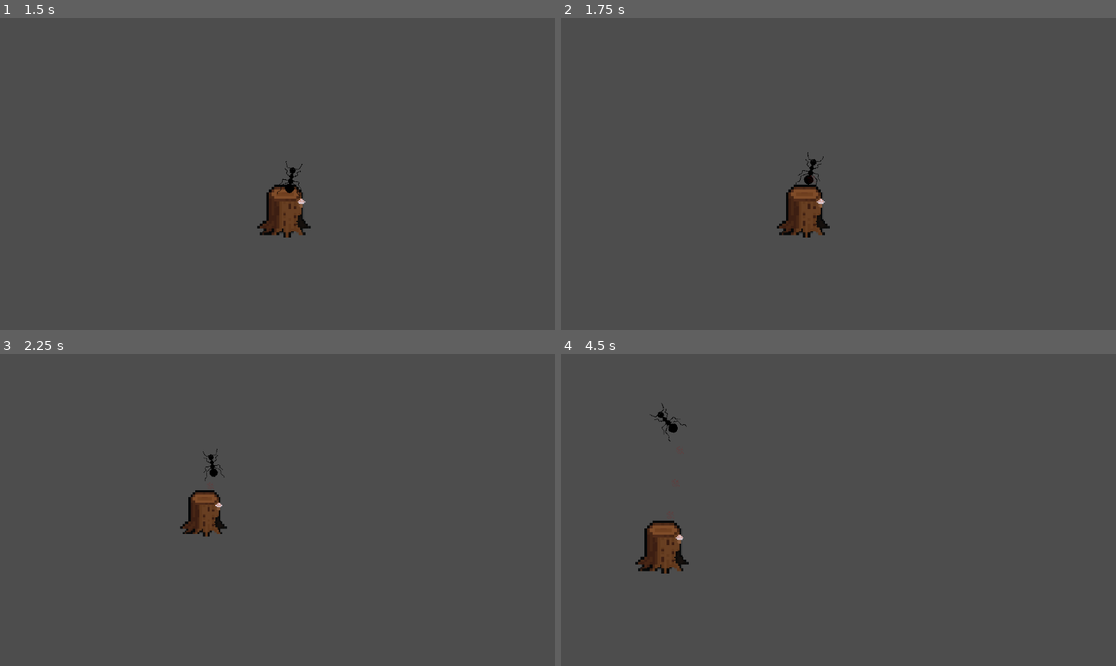
Above: before the commit, frames 1-4 (two rows, left to right).
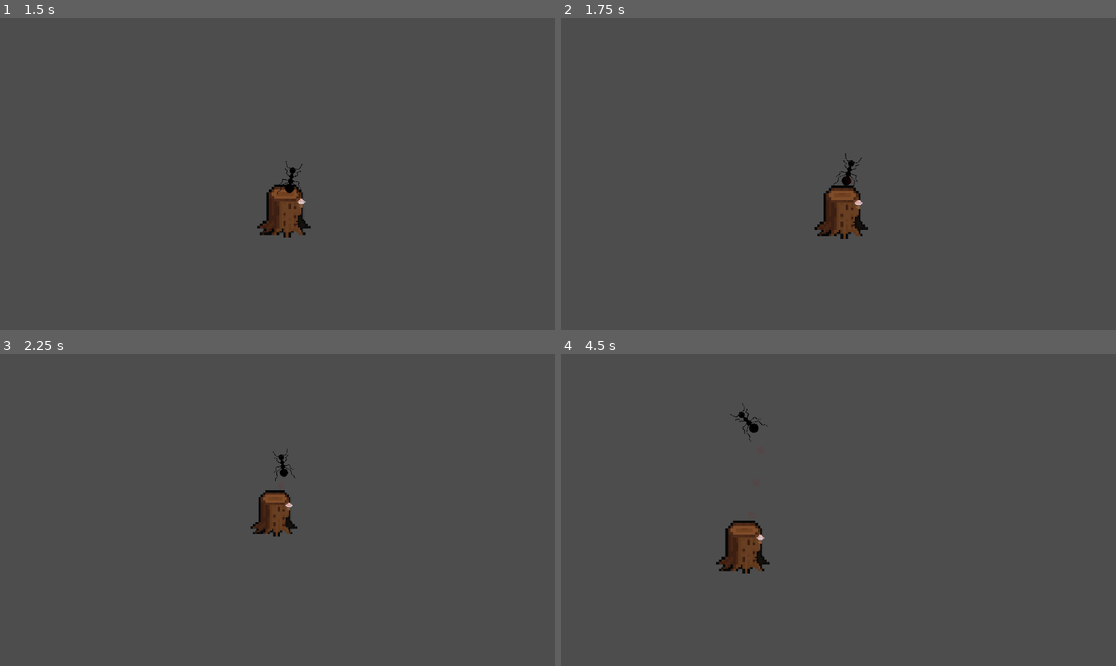
Above: after the commit, the same moments.

Repository: lotuscramoisi/Croumis
Game: Godot game, scene res://scene/main_menu.tscn
The game is run twice, just before and just after one commit, with the same random seed, the same clock (stepped at 60 frames per second) and the same inputs.
Inputs (mouse positions are in pixels of both pictures, inside the frame that each line leads up to):
- Up to frame 1 (1.5 s): click "Start Game" at 0.5 s; move the mouse to (399, 158) at 1.27 s; hold D (input_right) from 1.28 s (still down); tap Mouse wheel down (input_scroll_down) at 1.35 s
- Up to frame 2 (1.75 s): keep holding D (input_right)
- Up to frame 3 (2.25 s): move the mouse to (166, 525) at 2.02 s; release D (input_right) at 2.03 s; hold S (input_down) from 2.03 s (still down); tap Mouse wheel up (input_scroll_up) at 2.1 s
- Up to frame 4 (4.5 s): move the mouse to (894, 441) at 2.77 s; release S (input_down) at 2.78 s; hold D (input_right) 2.78-3.53 s; tap Mouse wheel down (input_scroll_down) at 2.85, 4.35 s; move the mouse to (810, 572) at 3.52 s; hold W (input_up) 3.53-4.28 s; tap Mouse wheel up (input_scroll_up) at 3.6 s; move the mouse to (1005, 556) at 4.27 s; hold A (input_left) from 4.28 s (still down)

Frame 1 is identical in both runs. In frame 2, 2.4% of the frame differs, in the area x 38-56%, y 42-71%; in frame 3, 1.9%; in frame 4, 2.5%, in the area x 13-38%, y 15-71%.

Commit message:
map phero

Diff:
--- a/code/AntHandling.gd
+++ b/code/AntHandling.gd
@@ -10,13 +10,12 @@
 var current_state = State.WANDERING
 var target_position = Vector2.ZERO
 
-@export var pheromone: PackedScene = preload("res://scene/pheromone.tscn") as PackedScene
+@export var pheromone: PackedScene
 @export var pheromone_parent: Node2D
+@onready var timer = $Timer
 
-var spawn_timer = 0.0
-
-# Called when the node enters the scene tree for the first time.
 func _ready() -> void:
+	timer.timeout.connect(spawn_phero)
 	pick_random_direction()
 
 # Called every frame. 'delta' is the elapsed time since the previous frame.
@@ -34,12 +33,6 @@
 	# Flip the sprite when changing direction
 	if velocity.length() > 0:
 		rotation = velocity.angle() + PI / 2
-
-	# Spawn enemy every second
-	spawn_timer += delta
-	if spawn_timer >= 1.0:
-		spawn_timer = 0.0
-		spawn_enemy()
 
 func is_alive(delta):
 	age += delta
@@ -77,7 +70,10 @@
 	current_state = State.HUNTING
 	target_position = target
 
-func spawn_enemy():
+func spawn_phero():
+	GlobalPheromon.increase_value(position.x,position.y,1)
+
+
 	if pheromone:
 		var new_pheromone = pheromone.instantiate()
 		new_pheromone.position = position
--- a/code/GlobalPheromon.gd
+++ b/code/GlobalPheromon.gd
@@ -1,9 +1,63 @@
 extends Node2D
+
 var matrix: Array = []
+var min_x: int
+var min_y: int
+var max_x: int
+var max_y: int
 
-func initialize_matrix(rows: int, cols: int, default_value = 0):
+var timer = 0.0
+
+func _ready() -> void:
+	initialize_matrix(20,20)
+
+func _process(delta: float) -> void:
+	# Spawn enemy every second
+	timer += delta
+	if timer >= 3.0:
+		timer = 0.0
+		print_matrix()
+		decrease_all_values(0.1)
+		print_matrix()
+
+
+# Initialise la matrice avec un centre (0,0) et des coordonnées correctes
+func initialize_matrix(rows: int, cols: int, default_value = 0.0):
 	matrix = []
+
+	# Calcul des limites des coordonnées
+	min_x = -rows / 2
+	max_x = rows / 2 - 1
+	min_y = -cols / 2
+	max_y = cols / 2 - 1
+
 	for i in range(rows):
 		matrix.append([])
 		for j in range(cols):
-			matrix[i].append(default_value)
+			matrix[i].append({
+				"x": min_x + i,
+				"y": min_y + j,
+				"value": default_value
+			})
+
+# Augmente la valeur à une certaine coordonnée (x, y)
+func increase_value(x: int, y: int, amount: int = 1):
+	if is_within_bounds(x, y):
+		matrix[x][y]["value"] += amount
+	else:
+		print("Erreur: Coordonnées hors limites")
+
+# Diminue la valeur de toutes les coordonnées sans descendre en dessous de 0
+func decrease_all_values(amount: int = 1):
+	for i in range(matrix.size()):
+		for j in range(matrix[i].size()):
+			matrix[i][j]["value"] = max(0, matrix[i][j]["value"] - amount)
+
+# Vérifie si les coordonnées (x, y) sont bien dans la matrice
+func is_within_bounds(x: int, y: int) -> bool:
+	return x >= min_x and x <= max_x and y >= min_y and y <= max_y
+
+# Affiche la matrice dans la console (pour le debug)
+func print_matrix():
+	for row in matrix:
+		print(row)
--- a/scene/ant.tscn
+++ b/scene/ant.tscn
@@ -1,13 +1,19 @@
-[gd_scene load_steps=4 format=3 uid="uid://dnfy43lai5m1"]
+[gd_scene load_steps=5 format=3 uid="uid://dnfy43lai5m1"]
 
 [ext_resource type="Script" path="res://code/AntHandling.gd" id="1_7b4hm"]
+[ext_resource type="PackedScene" uid="uid://duvh63gc0tswy" path="res://scene/pheromone.tscn" id="2_a2l3m"]
 [ext_resource type="PackedScene" uid="uid://cx3t6flflc4ln" path="res://scene/camera.tscn" id="2_abg4r"]
 [ext_resource type="Texture2D" uid="uid://ir4me35o6drk" path="res://assets/foumie.png" id="3_lb58u"]
 
 [node name="Ant" type="Node2D"]
 script = ExtResource("1_7b4hm")
+pheromone = ExtResource("2_a2l3m")
 
 [node name="Ant" parent="." instance=ExtResource("2_abg4r")]
+script = null
 
 [node name="Sprite2D" type="Sprite2D" parent="."]
 texture = ExtResource("3_lb58u")
+
+[node name="Timer" type="Timer" parent="."]
+autostart = true
--- a/scene/game.tscn
+++ b/scene/game.tscn
@@ -23,5 +23,5 @@
 wait_time = 10.0
 autostart = true
 
-[node name="Phero" type="Node2D" parent="."]
+[node name="map_phero" type="Node2D" parent="."]
 script = ExtResource("5_toswq")
